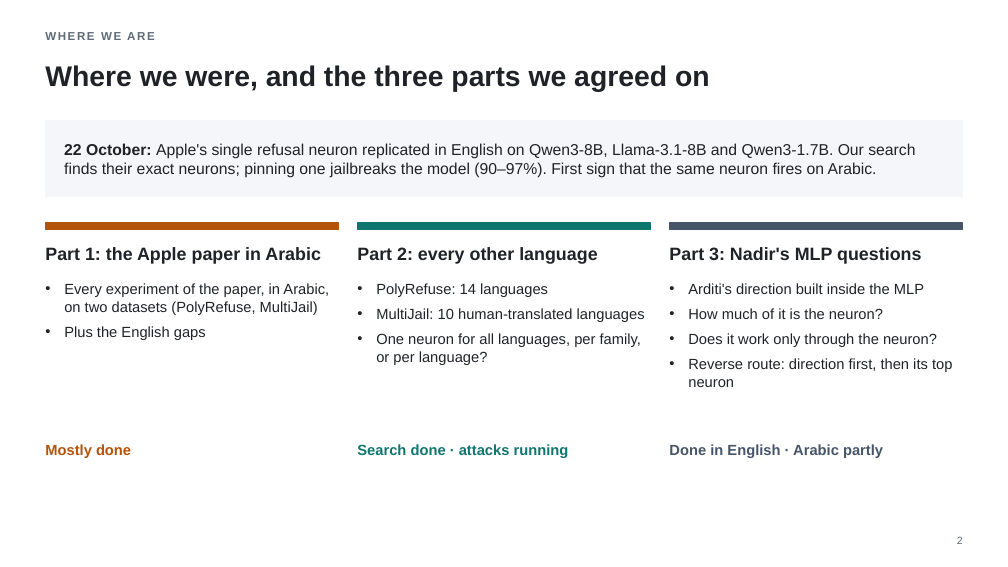
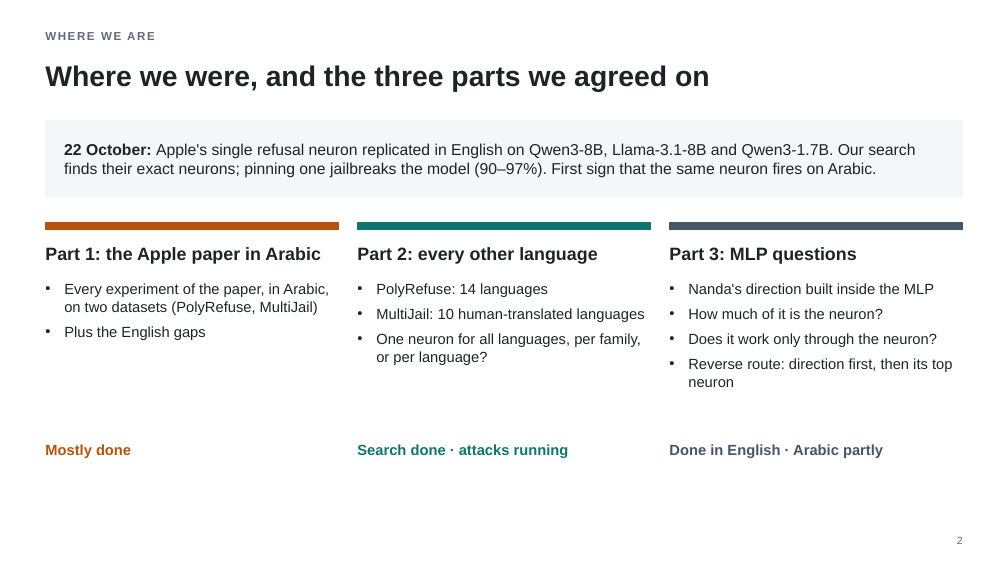
Before and after one commit to fjoad/refusal-neurons, a slide deck: slide 2 of slides/refusal_neurons_2026-11-05.pptx. Drawn at 1008x567 pixels with LibreOffice and Linux fonts; fonts in the diff are those of the drawing. Boxes give left, top, right and bottom in pixels: in the first picture for what was removed or moved away, otherwise in the second. Text is boxed around its words. In the diff, an @@ line names an element or a change of style, - is before the commit and + after.

```diff
--- a/slides/refusal_neurons_2026-11-05.pptx
+++ b/slides/refusal_neurons_2026-11-05.pptx
@@ text at (x1=669, y1=247, x2=856, y2=264): text changed @@
-Part 3: Nadir's MLP questions
+Part 3: MLP questions
@@ text at (x1=688, y1=283, x2=934, y2=294): text changed @@
-• Arditi's direction built inside the MLP
+• Nanda's direction built inside the MLP
```
Also in this commit, not shown: 6 other slides changed, 2 other files.
